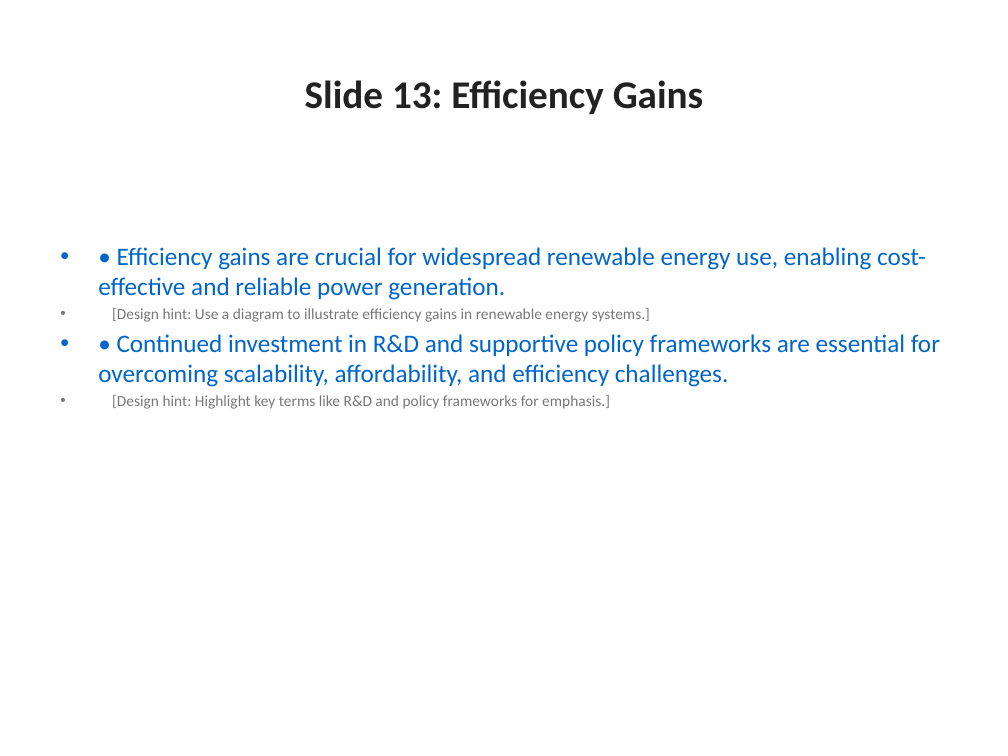
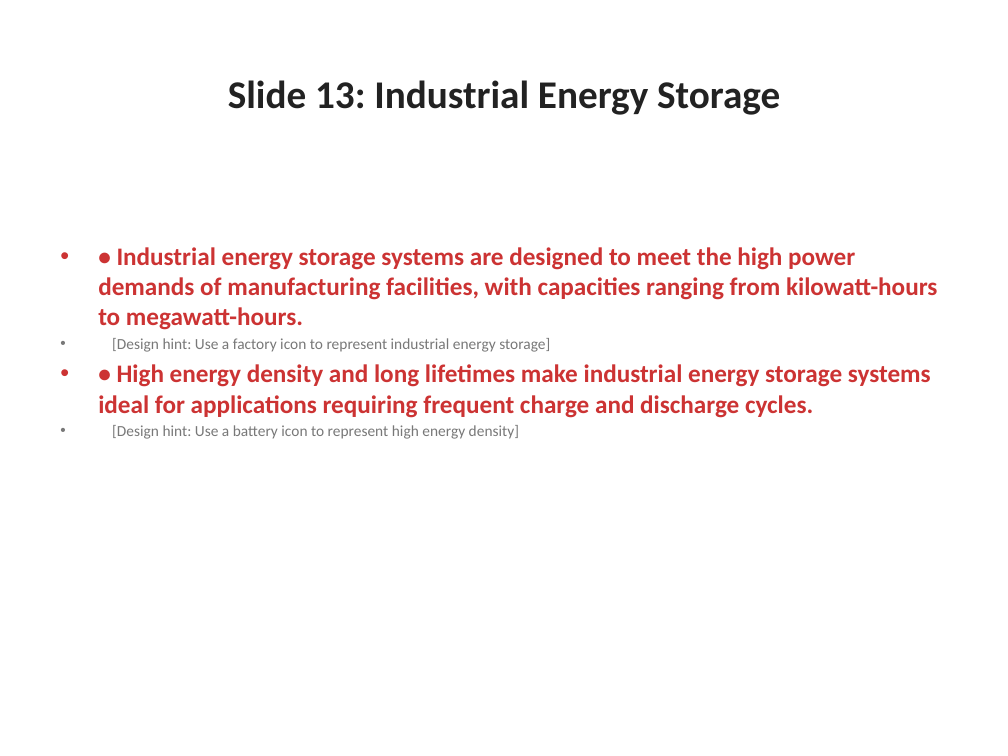
Before and after one commit to the-developer-306/contextual_ai_presentation_orchestrator, a slide deck: slide 13 of generated_ppt/AI_Presentation.pptx. Drawn at 1008x756 pixels with LibreOffice and Linux fonts; fonts in the diff are those of the drawing. Boxes give left, top, right and bottom in pixels: in the first picture for what was removed or moved away, otherwise in the second. Text is boxed around its words. In the diff, an @@ line names an element or a change of style, - is before the commit and + after.

```diff
--- a/generated_ppt/AI_Presentation.pptx
+++ b/generated_ppt/AI_Presentation.pptx
@@ title at [228,80,780,115]: text changed @@
-Slide 13: Efficiency Gains
+Slide 13: Industrial Energy Storage
@@ text at [98,247,937,439]: text changed; text colour #0066CC to #CC3333; bold on @@
-• • Efficiency gains are crucial for widespread renewable energy use, enabling cost-effective and reliable power generation.
-• [Design hint: Use a diagram to illustrate efficiency gains in renewable energy systems.]
-• • Continued investment in R&D and supportive policy frameworks are essential for overcoming scalability, affordability, and efficiency challenges.
-• [Design hint: Highlight key terms like R&D and policy frameworks for emphasis.]
+• • Industrial energy storage systems are designed to meet the high power demands of manufacturing facilities, with capacities ranging from kilowatt-hours to megawatt-hours.
+• [Design hint: Use a factory icon to represent industrial energy storage]
+• • High energy density and long lifetimes make industrial energy storage systems ideal for applications requiring frequent charge and discharge cycles.
+• [Design hint: Use a battery icon to represent high energy density]
```
Also in this commit, not shown: 14 other slides changed, 3 other files.
